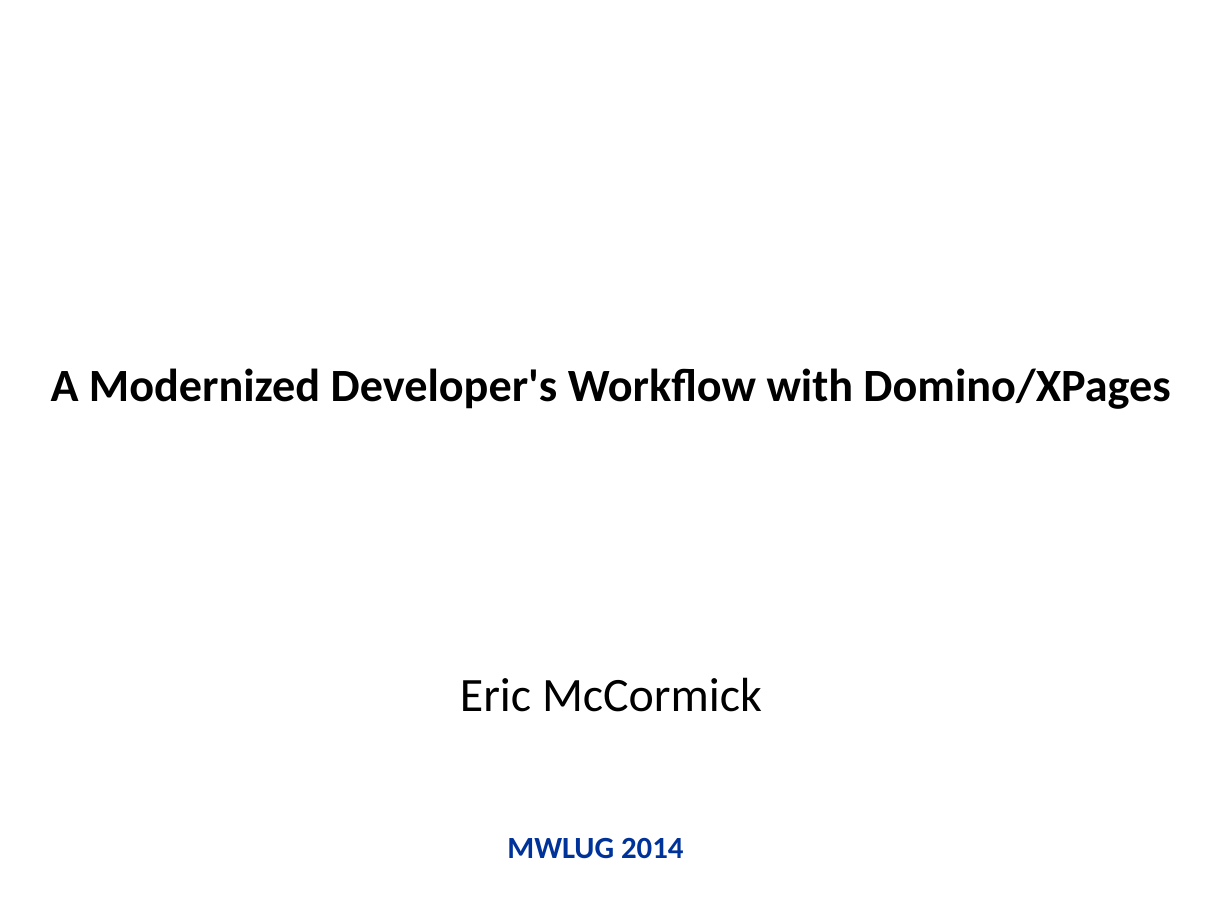
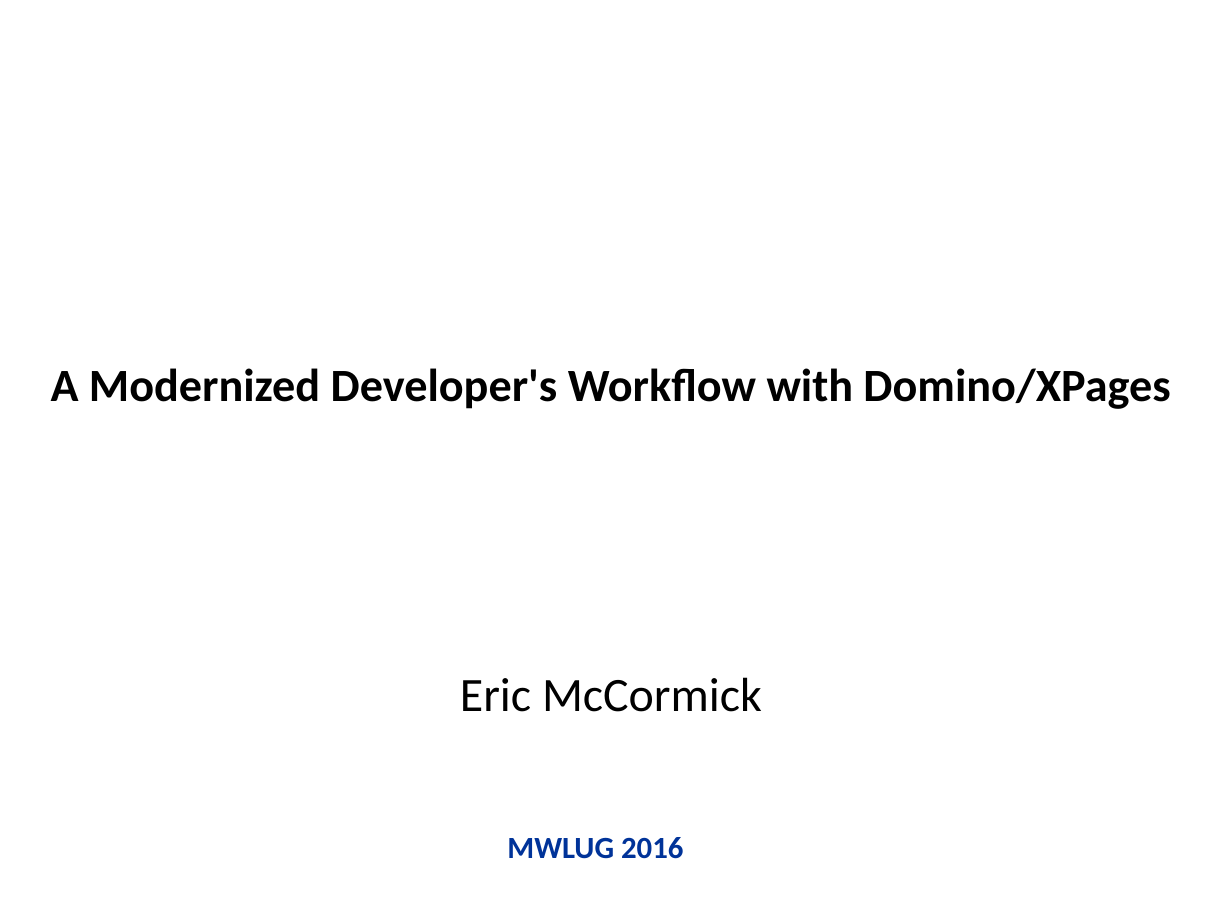
Before and after one commit to edm00se/BP101-A-Modernized-Developer-Workflow-With-Domino-and-XPages, a slide deck: slide 1 of docs/Modernized Developer's Workflow.pptx. Drawn at 1232x924 pixels with LibreOffice and Linux fonts; fonts in the diff are those of the drawing; background and template pictures are left out. Boxes give left, top, right and bottom in pixels: in the first picture for what was removed or moved away, otherwise in the second. Text is boxed around its words. In the diff, an @@ line names an element or a change of style, - is before the commit and + after.

Commit message:
updated bad slide ref to 2014

```diff
--- a/docs/Modernized Developer's Workflow.pptx
+++ b/docs/Modernized Developer's Workflow.pptx
@@ text at box(507, 837, 683, 859): text changed @@
-MWLUG 2014
+MWLUG 2016
```
Also in this commit, not shown: 28 other files.
